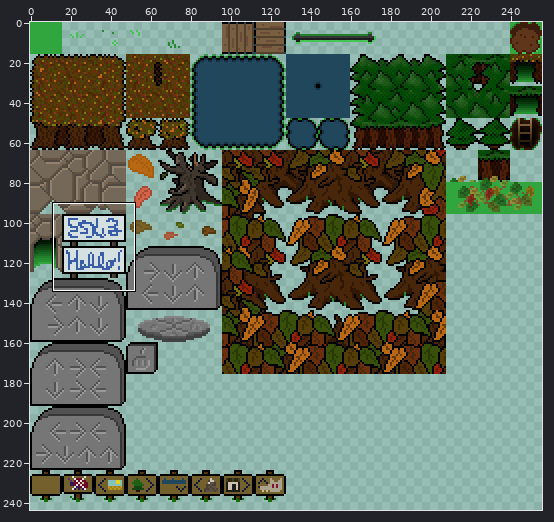
File history of a sprite sheet, src/data/image/10-mountains.png. Above, an overview of the earlier version with the close-up marked.
Close-up. The starting point:
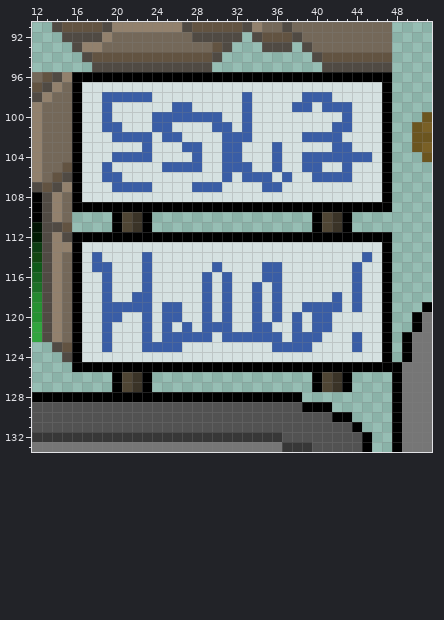
The file is 256x256 pixels. Colours within 5 levels of each other are drawn and written as one. Shown: x 12..51, y 91..133. The wide view leaves out empty margins.
The same view after the edit:
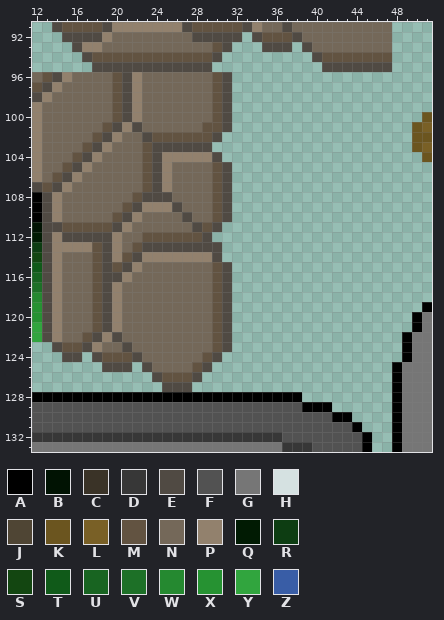
Palette (. is transparent): A #000000  B #011303  C #3a3327  D #373737  E #504a43  F #525252  G #767676  H #d5e1e1  J #4f4534  K #6b551f  L #796026  M #625341  N #746859  P #92816d  Q #011b03  R #0d3d12  S #134611  T #105a19  U #186421  V #1d7027  W #258930  X #269232  Y #31a53e  Z #395da6
The edit:
Changed rows in their new state; - is an unchanged pixel.
first column x 16:
 96 NNNNMEPNNNNNNNME................
 97 NNNNMEPNNNNNNNME................
 98 NNNNMEPNNNNNNNME................
 99 NNNNMEPNNNNNNNME................
100 NNNNMEPNNNNNNNME................
101 NNNMEPENNNNNNMME................
102 NNMEPNNEMMMMMME.................
103 NMEPNNNMEEEEEE..................
104 MEPNNNNMEPPPPPE.................
105 EPNNNNNMEPNNNNME................
106 PNNNNNNMEPNNNNME................
107 NNNNNNNMEPNNNNME................
108 NNNNNNMEEENNNNME................
109 NNNNNMEPPPENNNME................
110 NNNNMEPNNNNENNME--------....----
111 MMMMEPNNNNNNEME---------....----
112 EEEEPNNMMMMMME..................
113 PPMEPNMEEEEEEEE.................
114 NNMEPMEPPPPPPPE.................
115 NNMEMEPNNNNNNNME................
116 NNMEEPNNNNNNNNME................
117 NNMEPNNNNNNNNNME................
118 NNMEPNNNNNNNNNME................
119 NNMEPNNNNNNNNNME................
120 NNMEPNNNNNNNNNME................
121 NNMEPNNNNNNNNNME................
122 NMEPENNNNNNNNNME................
123 MEPNNENNNNNNNNME................
124 E.EMMMENNNNNNME.................
125 ...EEE.ENNNNME..................
126 ----....EMMME-----------....----
127 ----....-EEE------------....----
Changed places in both close-ups, as pixel boxes (x1, y1, x2, y2):
changed: (72, 72, 392, 392)
